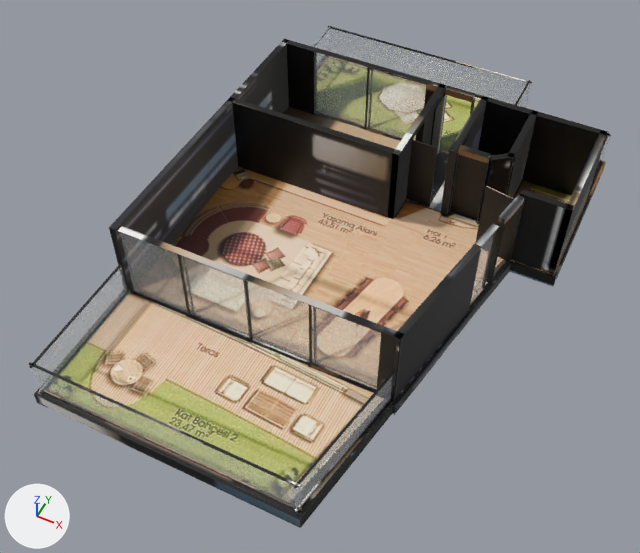
What one commit did to the glTF model akasya-3d/ortak-11/model.glb.
Camera for both pictures: a camera (50 mm lens) standing at (6.18, -14.96, 16.88) and looking at (-0.57, -1.47, 0.01). Arrows for +X, +Y and +Z are at lower left; the lights stay in place. The picture after the commit comes second. Where no turn or scale is listed for an object, it has been applied to the vertices. Vertices at exactly the same position are counted once.
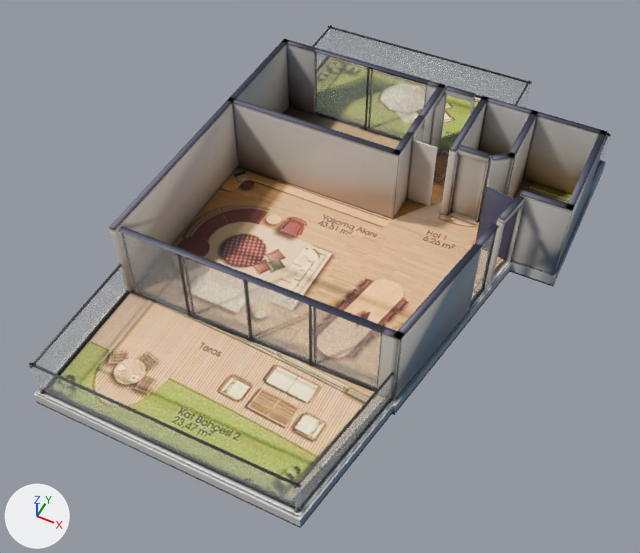
Pixel boxes (x1, y1, x2, y2) of what changed, in the pictures (640 x 553 px):
'Mesh_0', surface changed (lighter)
    both: (29, 25, 610, 528)
part 1 of me_mesh_0, reshaped (mostly hidden before)
    before: (58, 157, 478, 373)
    after: (42, 93, 588, 527)
part 2 of me_mesh_0, surface changed
    both: (29, 25, 610, 528)

Diff of the bpy script that builds the scene:
```diff
--- a/akasya-3d/ortak-11/model.glb.py
+++ b/akasya-3d/ortak-11/model.glb.py
@@ mat_baked @@
 n3 = _N.new('ShaderNodeMapping'); n3.name = 'Mapping'
-n3.inputs[1].default_value = (0.00105, -14.97, 0.0)  # 'Location'
-n3.inputs[3].default_value = (15.94, 15.97, 1.0)  # 'Scale'
+n3.inputs[1].default_value = (0.00107, -14.98, 0.0)  # 'Location'
+n3.inputs[3].default_value = (15.85, 15.98, 1.0)  # 'Scale'
 n4 = _N.new('ShaderNodeUVMap'); n4.name = 'UV Map'
@@ me_mesh_0 @@
 # used by ob_mesh_0; location = (-4.81, 7.59, -0.36)
-me_mesh_0.from_pydata(...)  # 1506 vertices, 2608 faces; spans x 0.0..9.6, y -15.2..0.0, z 0.0..2.6
+me_mesh_0.from_pydata(...)  # 1758 vertices, 3160 faces; spans x 0.0..9.6, y -15.2..0.0, z 0.0..2.6
+# me_mesh_0 part 1: 4 vertices moved within x 0.2..6.2, y -11.6..-5.3, z 0.4; 252 vertices added at x 0.0..9.5, y -11.8..-3.0, z 0.0..2.6
+# me_mesh_0 part 2: 1608 kept faces spanning x 0.0..9.6, y -15.2..0.0, z 0.0..2.6 get new texture (UV) coordinates
 me_mesh_0.materials.append(mat_baked)
```
